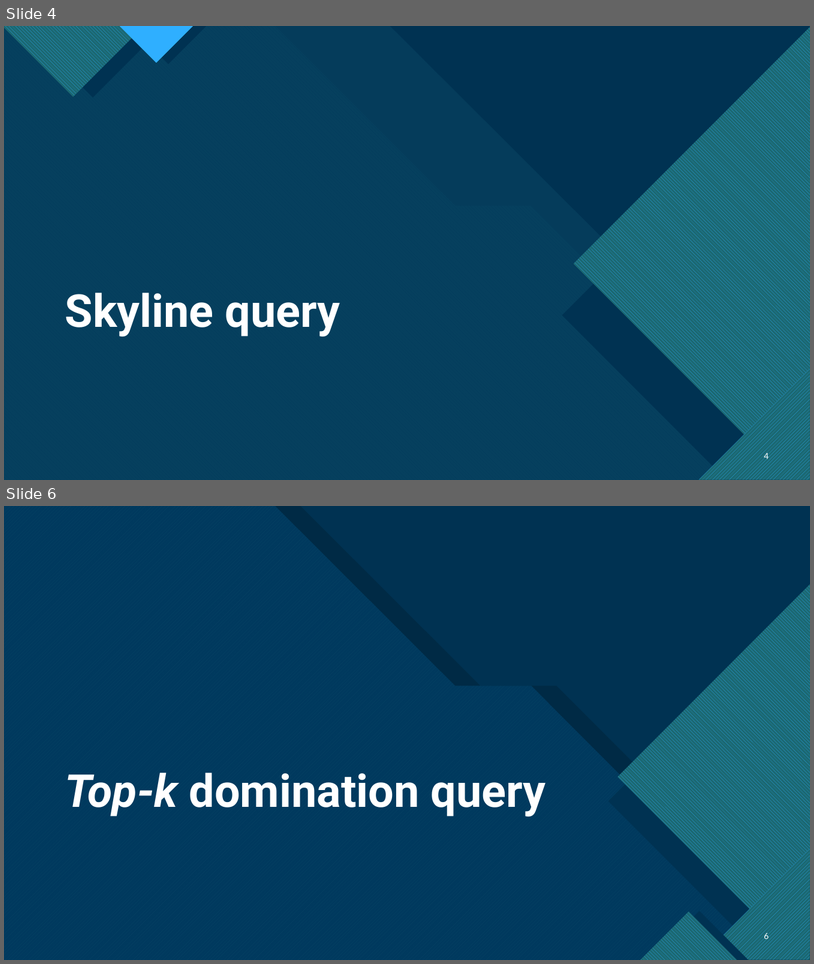
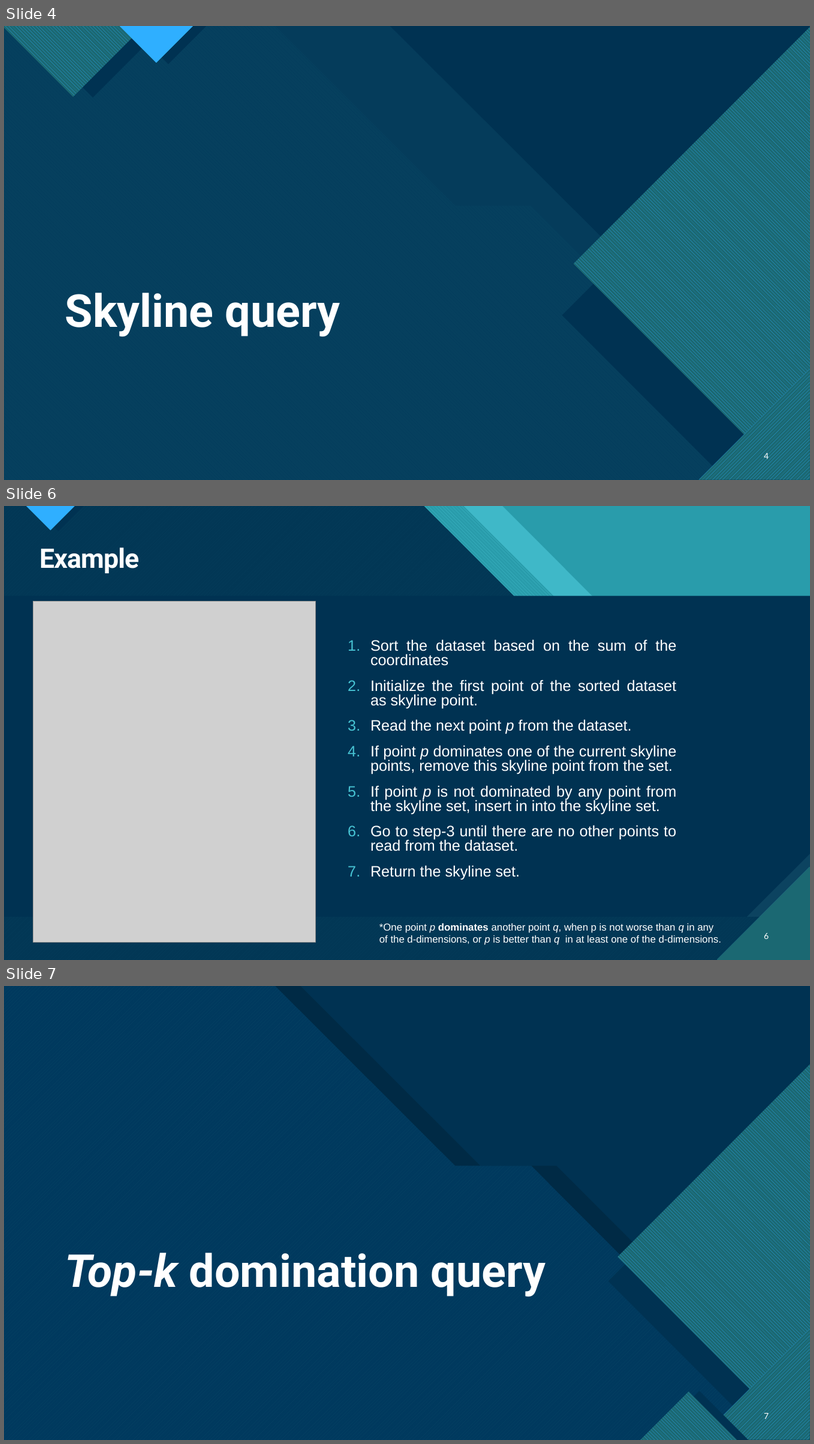
Before and after one commit to MnAppsNet/DominanceQueries, a slide deck: reports/report_presentation.pptx. Shown one above the other, each under a label of ours: slides 4 and 6 before the commit, slides 4, 6 and 7 after it; the slides between them are not shown. The pictures are 814x964 and 814x1444 pixels, drawn with LibreOffice and Linux fonts; fonts in the diff are those of the drawing; grey boxes stand for pictures; background and template pictures are left out; a plain dark background stands for a picture behind light text. Boxes give left, top, right and bottom in pixels: in the first picture for what was removed or moved away, otherwise in the second. Text is boxed around its words. In the diff, an @@ line names an element or a change of style, - is before the commit and + after.

```diff
--- a/reports/report_presentation.pptx
+++ b/reports/report_presentation.pptx
@@ slide 6 added at [4, 506, 810, 960], background picture (left out); not listed: 14 template elements that a slide beside it also shows @@
@@ rectangle added at [4, 506, 810, 960], fill #299CAB @@
@@ rectangle added at [4, 506, 810, 960], fill #299CAB @@
@@ freeform shape added at [4, 506, 810, 960], fill #47C3D3 at 74% opacity @@
@@ freeform shape added at [4, 506, 810, 960], fill pattern #47C3D3 on #1B6872 @@
@@ title added at [39, 547, 139, 573], 32 pt, text #FFFFFF, bold @@
+Example
@@ picture added at [33, 601, 316, 942] @@
@@ text added at [371, 639, 677, 879], 18 pt, text #FFFFFF @@
+1. Sort the dataset based on the sum of the coordinates
+2. Initialize the first point of the sorted dataset as skyline point.
+3. Read the next point p from the dataset.
+4. If point p dominates one of the current skyline points, remove this skyline point from the set.
+5. If point p is not dominated by any point from the skyline set, insert in into the skyline set.
+6. Go to step-3 until there are no other points to read from the dataset.
+7. Return the skyline set.
@@ text added at [380, 922, 722, 945], 12 pt, text #FFFFFF @@
+*One point p dominates another point q, when p is not worse than q in any of the d-dimensions, or p is better than q in at least one of the d-dimensions.
@@ page number added at [764, 933, 769, 939], 10 pt, text #FFFFFF @@
+6
@@ what was slide 6 is now slide 7 @@
@@ page number at [764, 1412, 769, 1421]: text changed @@
-6
+7
```
Also in this commit, not shown: 5 slides changed, 1 other slide added, 2 slides removed, 4 other files.
